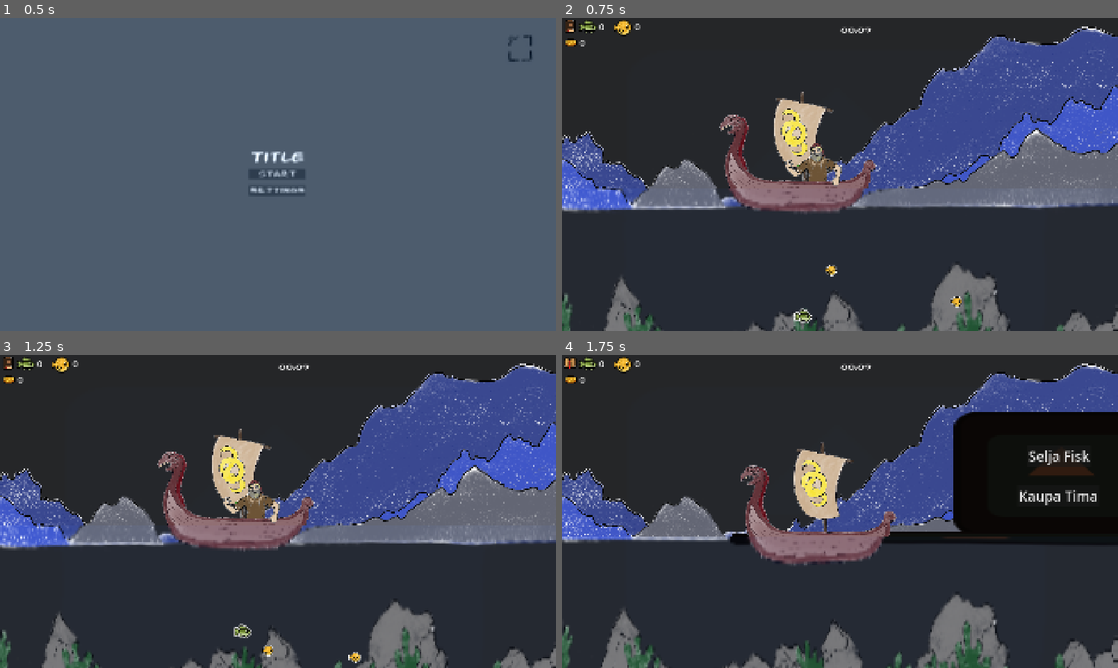
Above: before the commit, frames 1-4 (two rows, left to right).
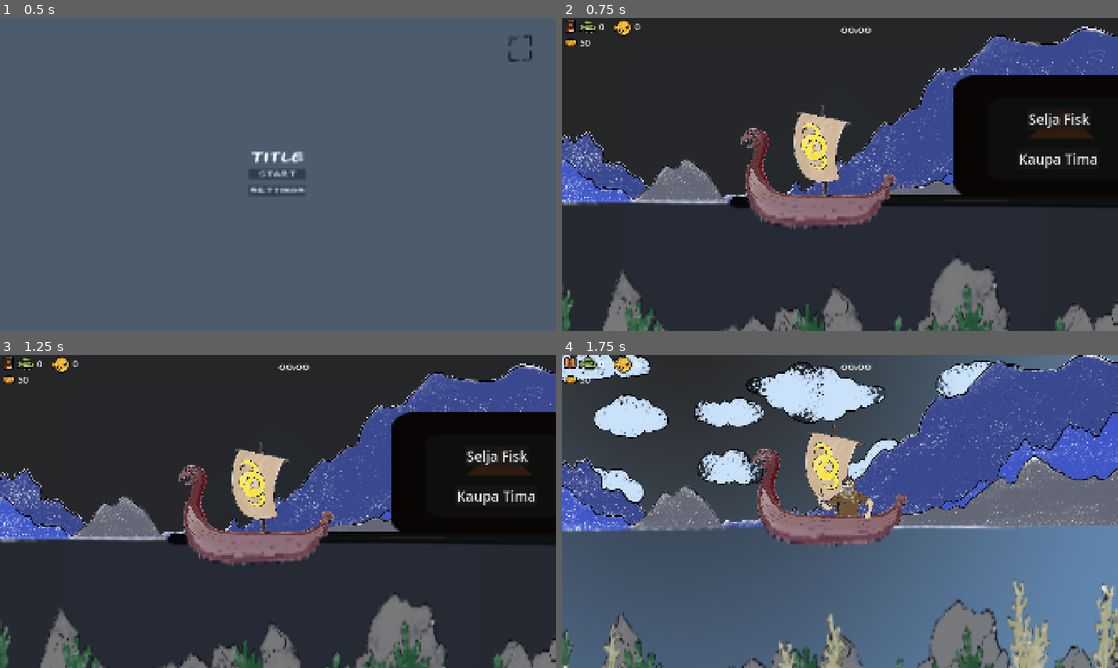
Above: after the commit, the same moments.

Repository: PARCISZEWSKI/fishinggwj
Game: Godot game, scene res://interface/main_menu.tscn
Two runs of this game, one before a commit and one after it. Both use one fixed random seed, a clock stepped at 60 frames per second and the inputs below. The engine's default icon, where the game draws it, is replaced by a stand-in: a white triangle on a blue panel in a dark square.
Inputs (mouse positions are in pixels of both pictures, inside the frame that each line leads up to):
- Up to frame 1 (0.5 s): no input
- Up to frame 2 (0.75 s): click "Start" at 0.5 s
- Up to frame 3 (1.25 s): no input
- Up to frame 4 (1.75 s): click (567, 361) at 1.25 s

Frame 1 is identical in both runs. In frame 2, 24% of the frame differs, in the area x 0-100%, y 3-100%; in frame 3, 23%; in frame 4, 79%, in the area x 0-100%, y 0-100%.

Commit message:
Timer + game_Over

Diff:
--- /dev/null
+++ b/interface/game_over.gd
@@ -0,0 +1,15 @@
+extends CanvasLayer
+
+var main_menu: PackedScene = preload("res://interface/main_menu.tscn")
+
+# Called when the node enters the scene tree for the first time.
+func _ready() -> void:
+	get_tree().paused = false
+
+# Called every frame. 'delta' is the elapsed time since the previous frame.
+func _process(delta: float) -> void:
+	pass
+
+
+func _on_start_button_down() -> void:
+	get_tree().change_scene_to_packed(main_menu)
--- /dev/null
+++ b/interface/game_over.tscn
@@ -0,0 +1,74 @@
+[gd_scene load_steps=8 format=3 uid="uid://dxfuusat0cufs"]
+
+[ext_resource type="Script" uid="uid://b0qy61vop2wc" path="res://interface/game_over.gd" id="1_jm08o"]
+[ext_resource type="Theme" uid="uid://cfkxwyulff85" path="res://assets/theme.tres" id="3_vcjr5"]
+[ext_resource type="PackedScene" uid="uid://hsux5oifdyix" path="res://assets/water_shader.tscn" id="4_27e14"]
+[ext_resource type="Shader" uid="uid://2jyk63bthwvy" path="res://assets/water_shader.gdshader" id="5_rbqhj"]
+
+[sub_resource type="FastNoiseLite" id="FastNoiseLite_i74xo"]
+
+[sub_resource type="NoiseTexture2D" id="NoiseTexture2D_g8y3y"]
+width = 500
+height = 500
+seamless = true
+noise = SubResource("FastNoiseLite_i74xo")
+
+[sub_resource type="ShaderMaterial" id="ShaderMaterial_wwcsp"]
+shader = ExtResource("5_rbqhj")
+shader_parameter/CAST_COLOR = Color(0.32549, 0.168627, 0.188235, 1)
+shader_parameter/fast_noise = SubResource("NoiseTexture2D_g8y3y")
+shader_parameter/speed = Vector2(0.03, 0.07)
+shader_parameter/wave_strength = 1.0
+shader_parameter/scale_y = 0.0
+shader_parameter/y_zoom = 0.350494
+
+[node name="gameOver" type="CanvasLayer"]
+process_mode = 3
+script = ExtResource("1_jm08o")
+
+[node name="menu" type="VBoxContainer" parent="."]
+anchors_preset = 8
+anchor_left = 0.5
+anchor_top = 0.5
+anchor_right = 0.5
+anchor_bottom = 0.5
+offset_left = -98.5
+offset_top = -73.5
+offset_right = 98.5
+offset_bottom = 73.5
+grow_horizontal = 2
+grow_vertical = 2
+size_flags_horizontal = 4
+size_flags_vertical = 4
+theme = ExtResource("3_vcjr5")
+
+[node name="Label" type="Label" parent="menu"]
+layout_mode = 2
+size_flags_vertical = 3
+size_flags_stretch_ratio = 0.0
+theme_override_font_sizes/font_size = 46
+text = "you lost"
+horizontal_alignment = 1
+
+[node name="pillow1" type="Control" parent="menu"]
+layout_mode = 2
+size_flags_vertical = 3
+size_flags_stretch_ratio = 0.3
+
+[node name="start" type="Button" parent="menu"]
+layout_mode = 2
+size_flags_vertical = 3
+text = "Main menu"
+
+[node name="pillow2" type="Control" parent="menu"]
+layout_mode = 2
+size_flags_vertical = 3
+size_flags_stretch_ratio = 0.3
+
+[node name="waterShader" parent="." instance=ExtResource("4_27e14")]
+z_index = 10
+material = SubResource("ShaderMaterial_wwcsp")
+position = Vector2(978.125, 553.875)
+scale = Vector2(1991.75, 1164.25)
+
+[connection signal="button_down" from="menu/start" to="." method="_on_start_button_down"]
--- a/interface/main_menu.gd
+++ b/interface/main_menu.gd
@@ -1,8 +1,10 @@
 extends Node
+
+@export var start_krona: int = 50 ##Gold to start off with
 
 @export_group("Scene Control")
 @export var skipMenu: bool = false ##Turn to true to skip main menu, used for testing purposes
-var startLevel: PackedScene = load("res://scenes/main.tscn") ##Level to load when pressing the start button
+var startLevel: PackedScene = load("res://scenes/shop.tscn") ##Level to load when pressing the start button
 
 @export_group("Audio")
 @export var clickSound: AudioStream ##Audio stream when player click audio
@@ -38,9 +40,15 @@
 # 		windowToggle.button_pressed = false
 
 func _on_start_button_down() -> void: ##Starts level on start button press
+	initialize_game()
 	get_tree().change_scene_to_packed(startLevel)
 	Audio.play_sound(clickSound, "Effects")
 
+func initialize_game() -> void:
+	Currency.krona = start_krona
+	Currency.bass_caught = 0
+	Currency.puffer_caught = 0
+	SupplyTimer.supply_left = 0
 
 
 
--- a/scenes/main.tscn
+++ b/scenes/main.tscn
@@ -1,9 +1,10 @@
-[gd_scene load_steps=21 format=3 uid="uid://b76s64dbrngm4"]
+[gd_scene load_steps=23 format=3 uid="uid://b76s64dbrngm4"]
 
 [ext_resource type="Script" uid="uid://iluebfclh7sc" path="res://scenes/main.gd" id="1_choun"]
-[ext_resource type="Texture2D" uid="uid://b6ifsx6vy7h2h" path="res://icon.svg" id="1_jyhfs"]
 [ext_resource type="PackedScene" uid="uid://kyv8vx6ntb8s" path="res://nodes/player.tscn" id="1_o5qli"]
+[ext_resource type="Texture2D" uid="uid://hu848l4mhkhr" path="res://assets/bakgrunnur i.png" id="2_dp3eg"]
 [ext_resource type="Shader" uid="uid://2jyk63bthwvy" path="res://assets/water_shader.gdshader" id="2_sugp2"]
+[ext_resource type="Texture2D" uid="uid://b7vvpi4xk7g7a" path="res://assets/clouds..png" id="3_0ld40"]
 [ext_resource type="Script" uid="uid://b1afqbou4mmu3" path="res://assets/water_shader.gd" id="3_jyhfs"]
 [ext_resource type="PackedScene" uid="uid://4eng36vlcp03" path="res://nodes/fish2.tscn" id="5_jkv2x"]
 [ext_resource type="PackedScene" uid="uid://3jpb3qgykne6" path="res://nodes/fish.tscn" id="5_tbgi4"]
@@ -13,6 +14,7 @@
 [ext_resource type="Texture2D" uid="uid://dqqwgyik2f1t3" path="res://assets/mountain_mid2.png" id="7_trceg"]
 [ext_resource type="Texture2D" uid="uid://damcv0bmipy64" path="res://assets/bottom_back..png" id="8_dp3eg"]
 [ext_resource type="Texture2D" uid="uid://bjl6bwjm8yy81" path="res://assets/bottom_mid.png" id="9_0ld40"]
+[ext_resource type="Texture2D" uid="uid://cvvwqhvuv6vsa" path="res://assets/bottom_front.png" id="11_muem4"]
 [ext_resource type="PackedScene" uid="uid://dpkcayi0yivcl" path="res://interface/game_menu.tscn" id="11_ya4ey"]
 [ext_resource type="PackedScene" uid="uid://o0uut8pfod8e" path="res://interface/collectibles.tscn" id="12_eb6dy"]
 [ext_resource type="PackedScene" uid="uid://brtkq8aoijft1" path="res://interface/game_over_timer.tscn" id="15_jkv2x"]
@@ -30,38 +32,34 @@
 shader_parameter/speed = Vector2(0.03, 0.07)
 shader_parameter/wave_strength = 2.0
 shader_parameter/scale_y = 100.0
-shader_parameter/y_zoom = 0.385543
+shader_parameter/y_zoom = 0.350494
 
 [sub_resource type="CanvasTexture" id="CanvasTexture_1elys"]
 
 [node name="main" type="Node2D"]
 script = ExtResource("1_choun")
 
-[node name="Sprite2D" type="Sprite2D" parent="."]
-modulate = Color(1.42888e-08, 0.0245006, 0.0572112, 0.513726)
-position = Vector2(948.249, 529.5)
-scale = Vector2(16.4883, 10.5391)
-texture = ExtResource("1_jyhfs")
-
-[node name="spawnComponent" parent="." instance=ExtResource("6_tefeu")]
-top_level = true
-position = Vector2(1, 644)
-fish_scene = Array[PackedScene]([ExtResource("5_tbgi4"), ExtResource("5_jkv2x")])
-max_fish = 12
-spawn_area = Rect2(0, 0, 1917, 435)
-
 [node name="environment" type="Node2D" parent="."]
 
+[node name="BakgrunnurI" type="Sprite2D" parent="environment"]
+modulate = Color(1, 1, 1, 0.654902)
+position = Vector2(975, 489)
+texture = ExtResource("2_dp3eg")
+
+[node name="Clouds_" type="Sprite2D" parent="environment"]
+position = Vector2(1061, 610)
+texture = ExtResource("3_0ld40")
+
 [node name="MountainBack2" type="Sprite2D" parent="environment"]
-position = Vector2(962, 551)
+position = Vector2(957, 514)
 texture = ExtResource("5_ya4ey")
 
 [node name="MountainMid2" type="Sprite2D" parent="environment"]
-position = Vector2(962, 551)
+position = Vector2(957, 514)
 texture = ExtResource("7_trceg")
 
 [node name="MountainFront2" type="Sprite2D" parent="environment"]
-position = Vector2(962, 551)
+position = Vector2(957, 514)
 texture = ExtResource("6_eb6dy")
 
 [node name="BottomBack_" type="Sprite2D" parent="environment"]
@@ -72,8 +70,18 @@
 position = Vector2(965, 399)
 texture = ExtResource("9_0ld40")
 
+[node name="spawnComponent" parent="." instance=ExtResource("6_tefeu")]
+position = Vector2(1, 644)
+fish_scene = Array[PackedScene]([ExtResource("5_tbgi4"), ExtResource("5_jkv2x")])
+max_fish = 12
+spawn_area = Rect2(0, 0, 1917, 435)
+
+[node name="BottomFront" type="Sprite2D" parent="."]
+position = Vector2(945, 528)
+texture = ExtResource("11_muem4")
+
 [node name="player" parent="." instance=ExtResource("1_o5qli")]
-position = Vector2(818, 651)
+position = Vector2(928, 640)
 
 [node name="waterShader" type="Sprite2D" parent="."]
 material = SubResource("ShaderMaterial_tbgi4")
--- a/scenes/shop.gd
+++ b/scenes/shop.gd
@@ -22,7 +22,7 @@
 
 
 func _on_buy_time_button_down() -> void:
-	if Currency.krona > supply_price:
+	if Currency.krona >= supply_price:
 		Currency.krona -= supply_price
 		SupplyTimer.add_time(supply_amount)
 	else:
--- a/singletons/supply_timer.gd
+++ b/singletons/supply_timer.gd
@@ -1,12 +1,12 @@
 extends Timer
 
-var game_over_scene: PackedScene
-static var supply_left: float = 10.0  # Default time (seconds)
+var game_over_scene: PackedScene = load("res://interface/game_over.tscn")
+static var supply_left: float = 0  # Default time (seconds)
 
 func _ready():
 	# Connect timeout signal (if needed)
 	timeout.connect(_on_timeout)
-
+	one_shot = true
 func start_timer():
 	if supply_left <= 0:
 		print("Cannot start timer: time is zero!")
Not shown, added: interface/game_over.gd.uid
